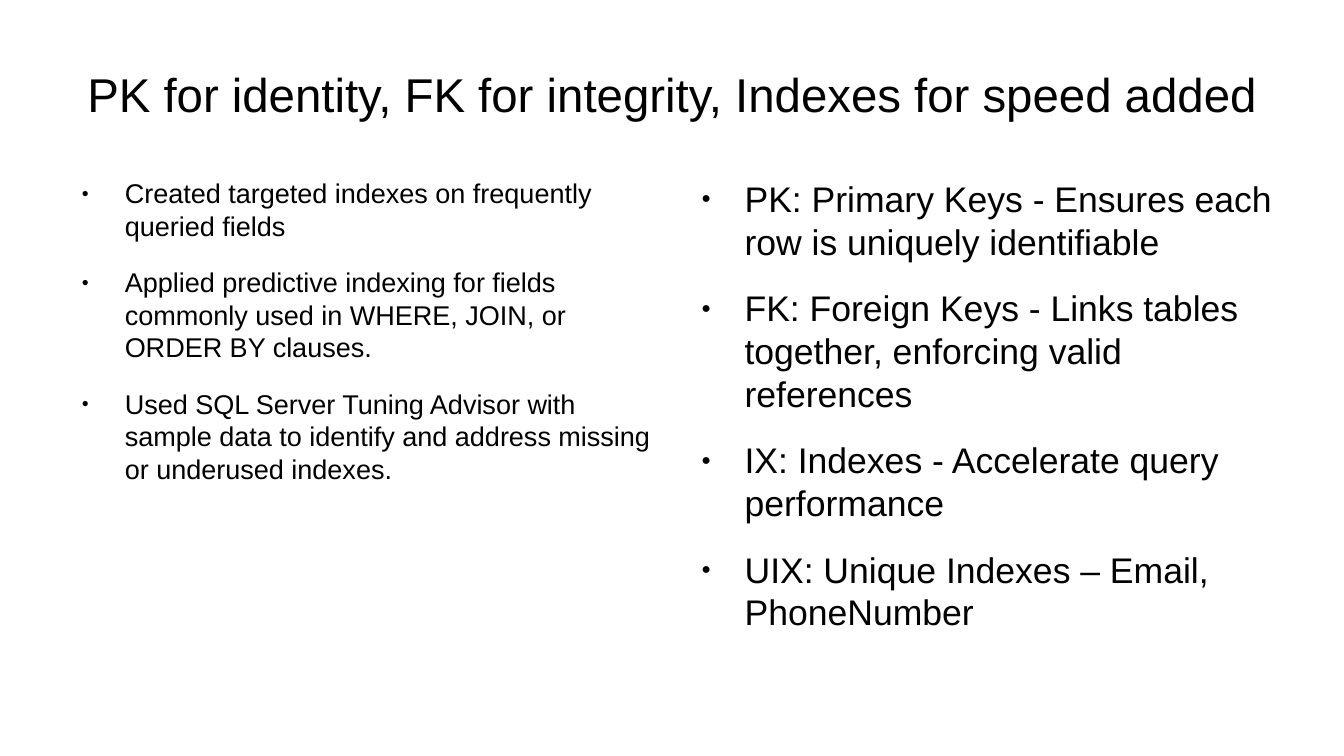
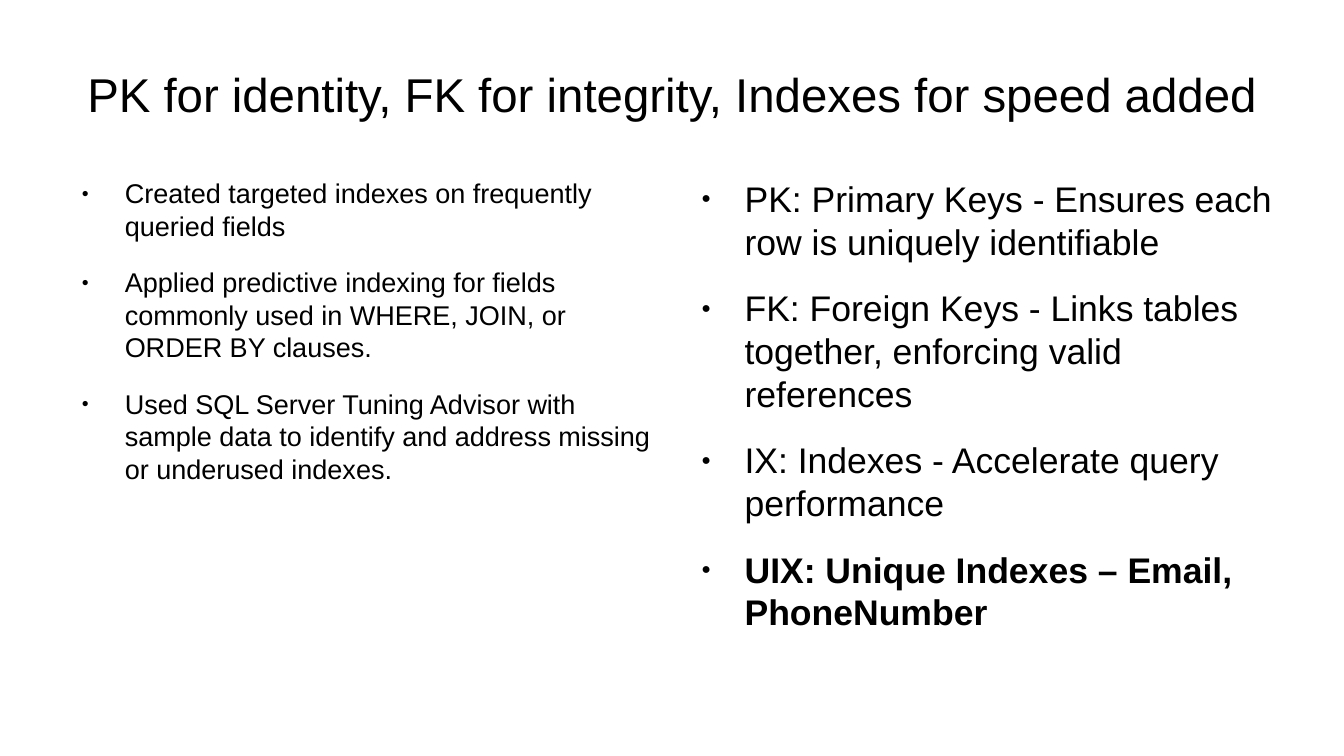
Before and after one commit to philchan2008/customerOrderDatabase, a slide deck: slide 16 of Presentation.odp. Drawn at 1344x756 pixels with LibreOffice and Linux fonts; fonts in the diff are those of the drawing. Boxes give left, top, right and bottom in pixels: in the first picture for what was removed or moved away, otherwise in the second. Text is boxed around its words. In the diff, an @@ line names an element or a change of style, - is before the commit and + after.

```diff
--- a/Presentation.odp
+++ b/Presentation.odp
@@ text at box(745, 557, 1233, 626): bold on in "UIX: Unique Indexes – Email, PhoneNumber" @@
```
Also in this commit, not shown: 2 other slides changed.
